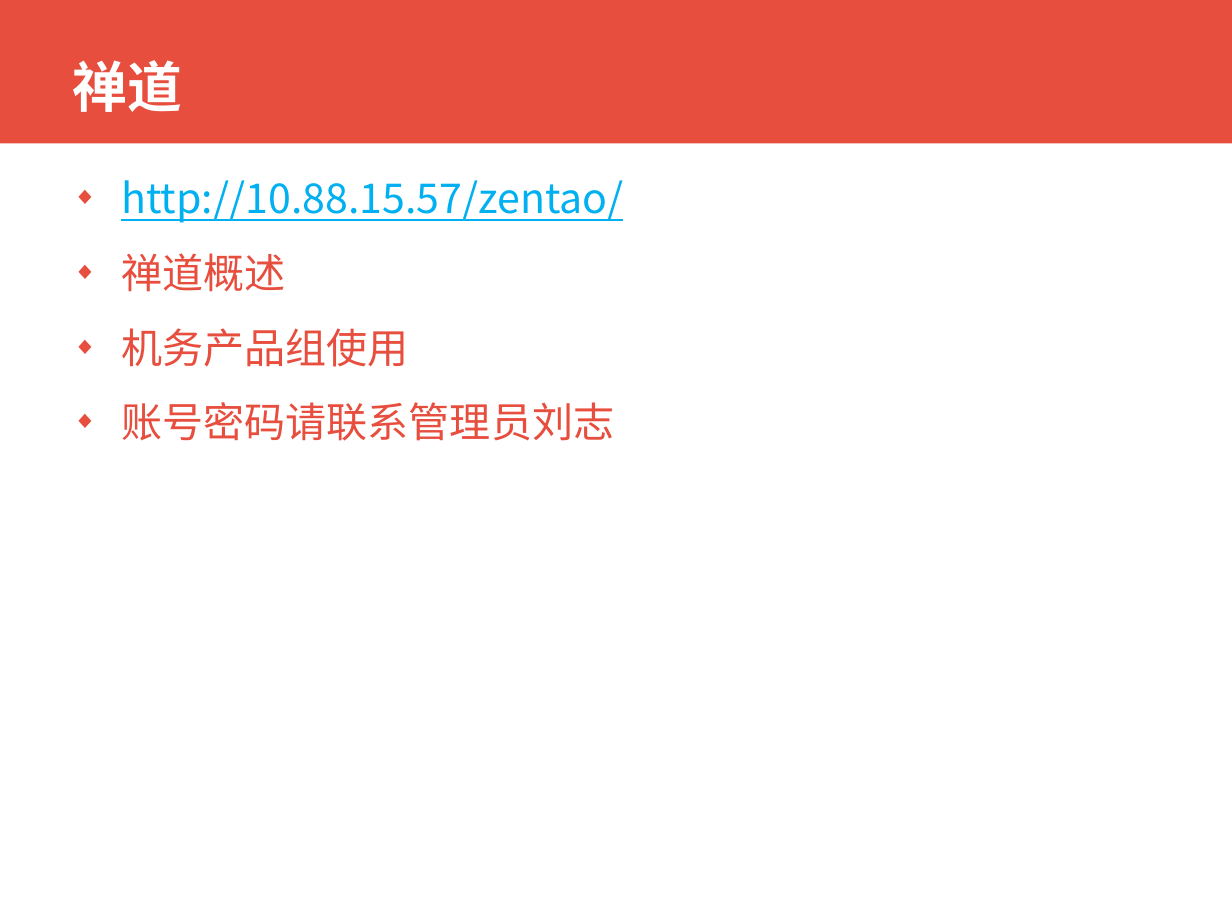
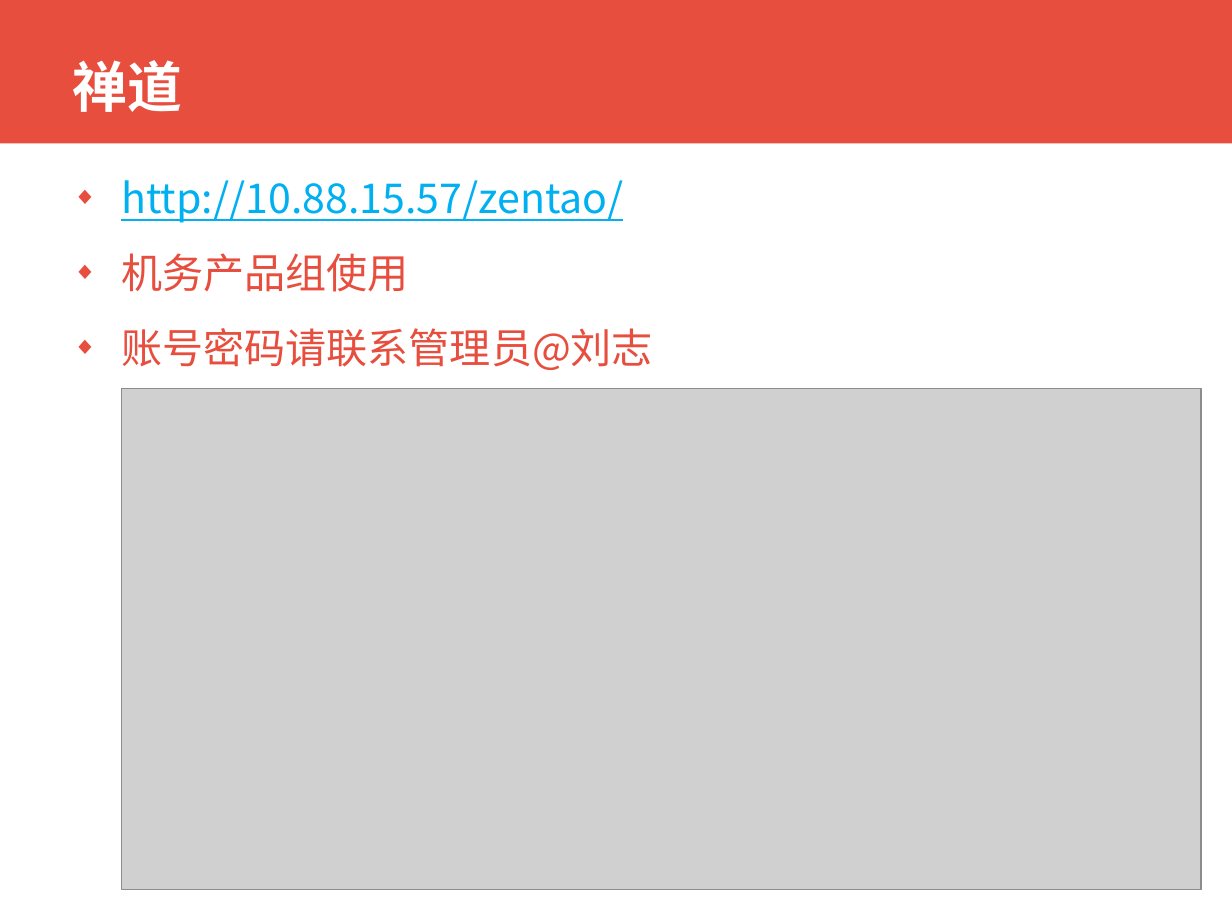
Before and after one commit to xianmomo/demo, a slide deck: slide 21 of 新员工入职指引/信息技术部常用管理平台使用.pptx. Drawn at 1232x924 pixels with LibreOffice and Linux fonts; fonts in the diff are those of the drawing; grey boxes stand for pictures; background and template pictures are left out. Boxes give left, top, right and bottom in pixels: in the first picture for what was removed or moved away, otherwise in the second. Text is boxed around its words. In the diff, an @@ line names an element or a change of style, - is before the commit and + after.

Commit message:
modify ppt

```diff
--- a/新员工入职指引/信息技术部常用管理平台使用.pptx
+++ b/新员工入职指引/信息技术部常用管理平台使用.pptx
@@ text at (121,253,285,292): paragraph removed @@
-◆ 禅道概述
@@ text at (121,328,653,370): text changed @@
-◆ 账号密码请联系管理员刘志
+◆ 账号密码请联系管理员@刘志
@@ picture added at (121,389,1200,891) @@
```
Also in this commit, not shown: 2 slides removed.
